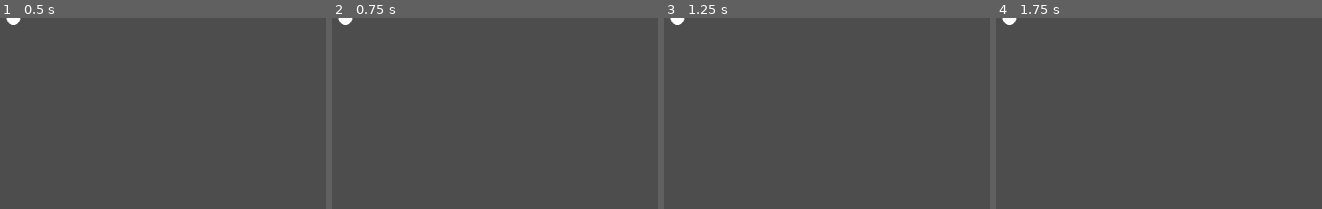
Above: before the commit, frames 1-4 (left to right).
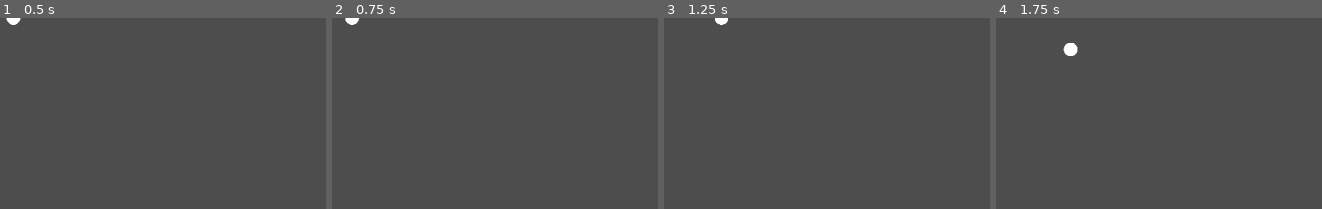
Above: after the commit, the same moments.

Repository: EggnogPlus/Ballistic
Game: Godot game, scene res://Scenes/ball.tscn
Two runs of this game, one before a commit and one after it. Both use one fixed random seed, a clock stepped at 60 frames per second and the inputs below.
Inputs:
- Up to frame 1 (0.5 s): no input
- Up to frame 2 (0.75 s): tap Enter at 0.5 s; hold Right (ui_right) from 0.53 s (still down)
- Up to frame 3 (1.25 s): keep holding Right (ui_right)
- Up to frame 4 (1.75 s): tap Space at 1.25 s; release Right (ui_right) at 1.28 s; hold Down (ui_down) from 1.28 s (still down)

Frame 1 is identical in both runs. In frame 2, 0.2% of the frame differs, in the area x 1-9%, y 0-4%; in frame 3, 0.3%; in frame 4, 0.4%, in the area x 1-26%, y 0-20%.

Commit message:
Update ballMovement.gd
implemented better momentum gain and loss but accumulated "speed" from holding a direction stays after ball comes to a stop/slow down

Diff:
--- a/scripts/ballMovement.gd
+++ b/scripts/ballMovement.gd
@@ -6,26 +6,29 @@
 var friction: float = 0.05 # Friction of the ball (slows down momentum over time)
 var torque_strength: float = 10 # How strong the rolling torque is
 var max_velocity: float = 4000 # Max velocity the ball can reach
-var multix: float = 0 # Momentum Multiplier*
+var multix: float = 0 # Momentum Multiplier
 # Movement vector
 var velocity_vector: Vector2 = Vector2.ZERO
 
 # Previous Input Vector
 var current_vector = Vector2.ZERO
 
+# Time accumulator for momentum buildup
+var momentum_accumulator: float = 0.0
+var momentum_increase_rate: float = 50.0 # The rate at which momentum increases
+
 func buildSpeed(input_vector, reset):
+	if reset == 1:
+		momentum_accumulator = 0.0 # Reset momentum when there's no input
+	else:
+		# Increase momentum over time when input is held
+		momentum_accumulator += momentum_increase_rate * get_process_delta_time()
 
-	if reset == 1:
-		multix = 0
-	else:
-		multix += 1
-
-	return input_vector * (BASE_SPEED + multix)
+	# Increase speed based on momentum
+	var speed = BASE_SPEED + momentum_accumulator
+	return input_vector * speed
 
 func _physics_process(delta):
-	# Get time for debugging
-	var time = Time.get_time_dict_from_system()
-
 	# Get input for movement
 	var input_vector = Vector2.ZERO
 
@@ -44,24 +47,12 @@
 
 	# If there's input, apply force in that direction
 	if input_vector != Vector2.ZERO:
-		if input_vector != current_vector:
-			# Make new vector the NEW current vector
-			input_vector = current_vector
-			# Reset the gained momentum
-			velocity_vector = velocity_vector.lerp(buildSpeed(input_vector, 1), 0.1)
-			print("new vector")
-		else:
-			velocity_vector = velocity_vector.lerp(buildSpeed(input_vector, 0), 0.1)
-			print("Same vector ###")
-
-	# Apply momentum by maintaining velocity even when no input is given
-	if input_vector == Vector2.ZERO:
-		# Apply friction to slow down the ball naturally
-		velocity_vector = velocity_vector.lerp(Vector2.ZERO, friction)
-
-	# Limit velocity to avoid excessive speed
-	if velocity_vector.length() > max_velocity:
-		velocity_vector = velocity_vector.normalized() * max_velocity
+		current_vector = input_vector  # Update current_vector with new input
+		velocity_vector = velocity_vector.lerp(buildSpeed(input_vector, 0), 0.1)
+	else:
+		#velocity_vector = velocity_vector.lerp(Vector2.ZERO, 0.1)
+		# Apply friction to slow down the ball naturally when there's no input
+		velocity_vector *= (1 - friction)
 
 	# Move the ball using the velocity vector
 	velocity = velocity_vector
